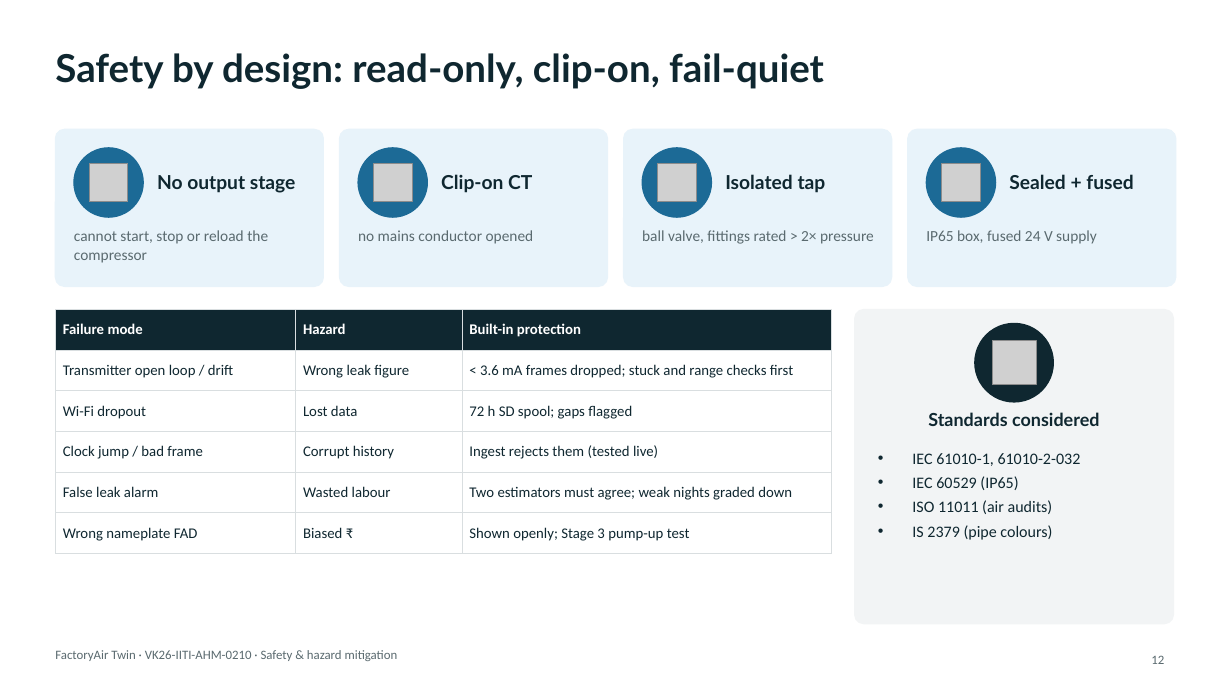
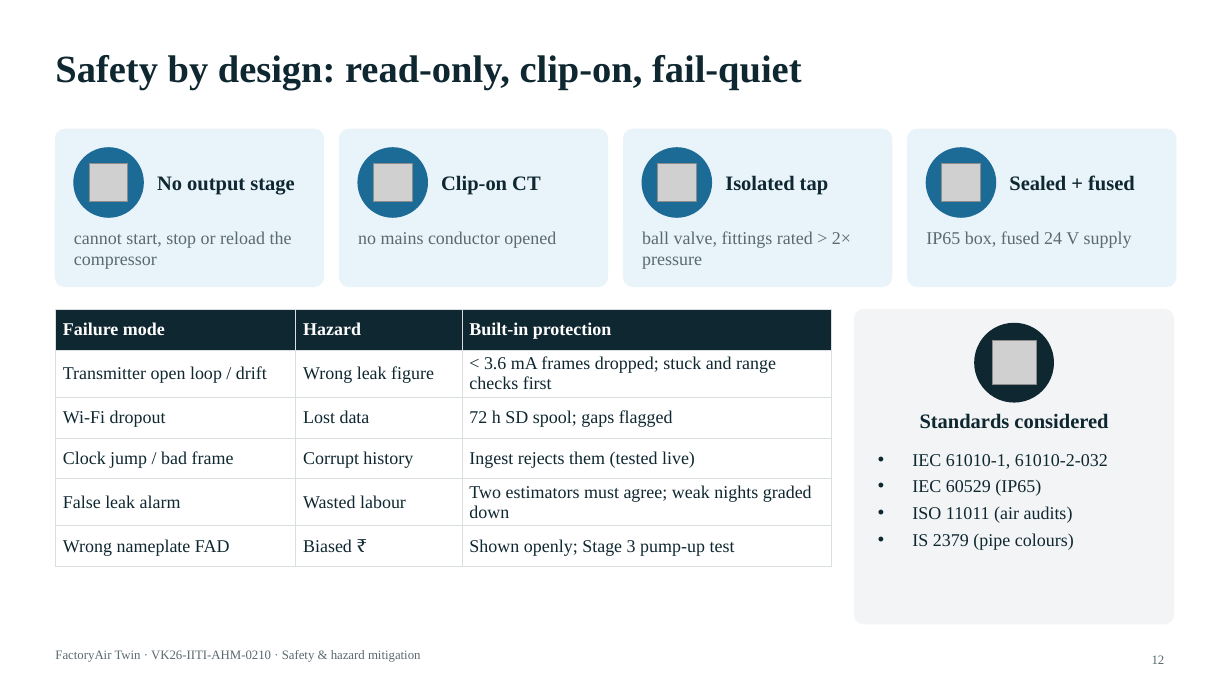
Before and after one commit to Suheerthan/FactoryAirTwin, a slide deck: slide 12 of submission/FactoryAirTwin_Vishwakarma_Stage2.pptx. Drawn at 1232x693 pixels with LibreOffice and Linux fonts; fonts in the diff are those of the drawing; grey boxes stand for pictures. Boxes give left, top, right and bottom in pixels: in the first picture for what was removed or moved away, otherwise in the second. Text is boxed around its words. In the diff, an @@ line names an element or a change of style, - is before the commit and + after.

```diff
--- a/submission/FactoryAirTwin_Vishwakarma_Stage2.pptx
+++ b/submission/FactoryAirTwin_Vishwakarma_Stage2.pptx
@@ title "Safety by design: read-only, clip-on, ..." at bbox=[55, 55, 802, 90]: font Lato to Times New Roman @@
@@ size 15 to 16 pt, font Lato to Times New Roman in 4 elements at bbox=[157, 176, 294, 195], bbox=[441, 175, 540, 195], bbox=[725, 175, 828, 195], bbox=[1009, 175, 1135, 191] @@
@@ size 12 to 14 pt, font Calibri to Times New Roman in 4 elements at bbox=[74, 231, 292, 269], bbox=[358, 231, 556, 248], bbox=[642, 231, 851, 269], bbox=[926, 231, 1132, 248] @@
@@ table at bbox=[55, 310, 832, 573] @@
@@ size 11.5 to 14 pt, font Calibri to Times New Roman @@
@@ text "Standards considered" at bbox=[920, 413, 1108, 429]: size 14 to 16 pt, font Lato to Times New Roman @@
@@ text "IEC 61010-1, 61010-2-032" at bbox=[912, 454, 1108, 550]: size 12.5 to 14 pt, font Calibri to Times New Roman @@
@@ text "FactoryAir Twin · VK26-IITI-AHM-0210 · ..." at bbox=[55, 650, 421, 662]: font Calibri to Times New Roman @@
@@ page number at bbox=[1152, 655, 1165, 664]: font Calibri to Times New Roman @@
```
Also in this commit, not shown: 15 other slides changed, 7 other files.
